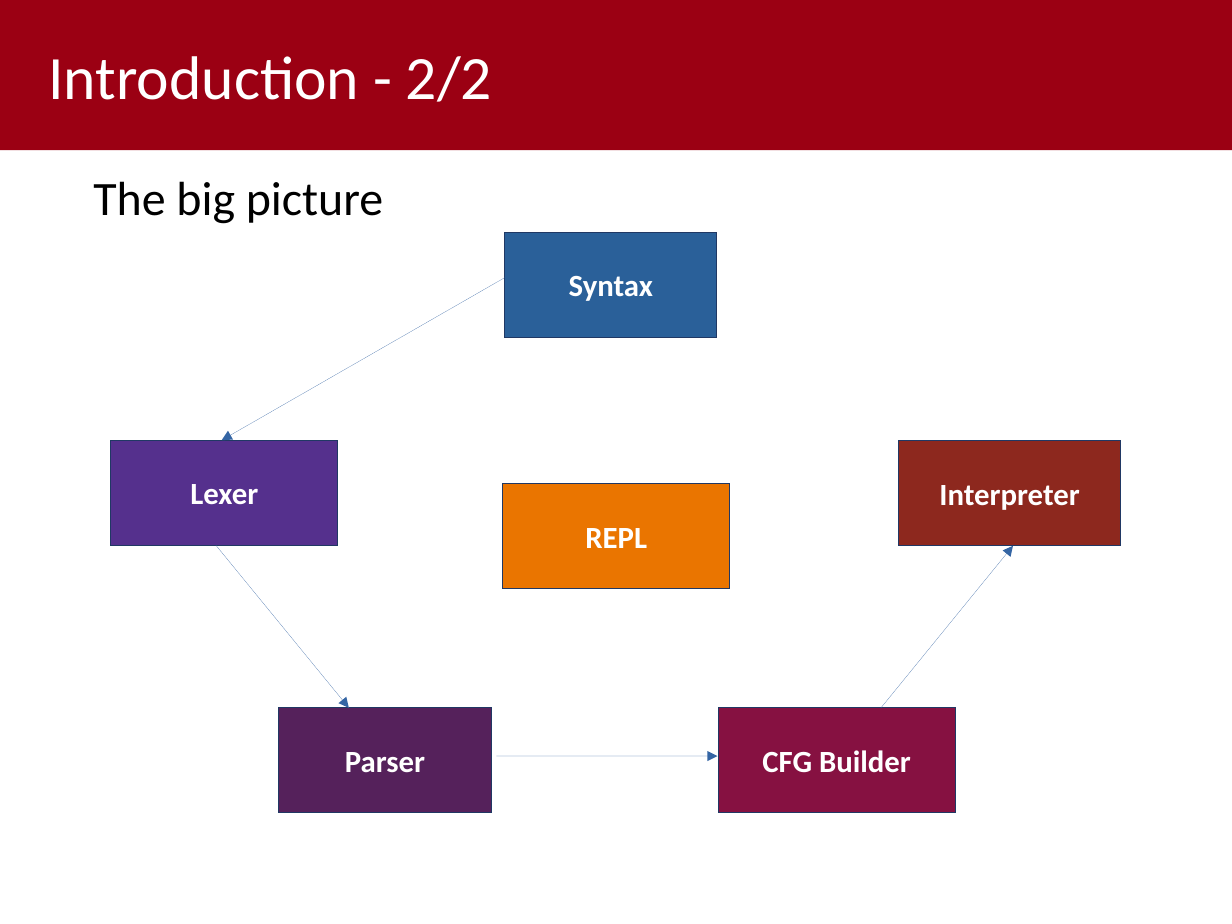
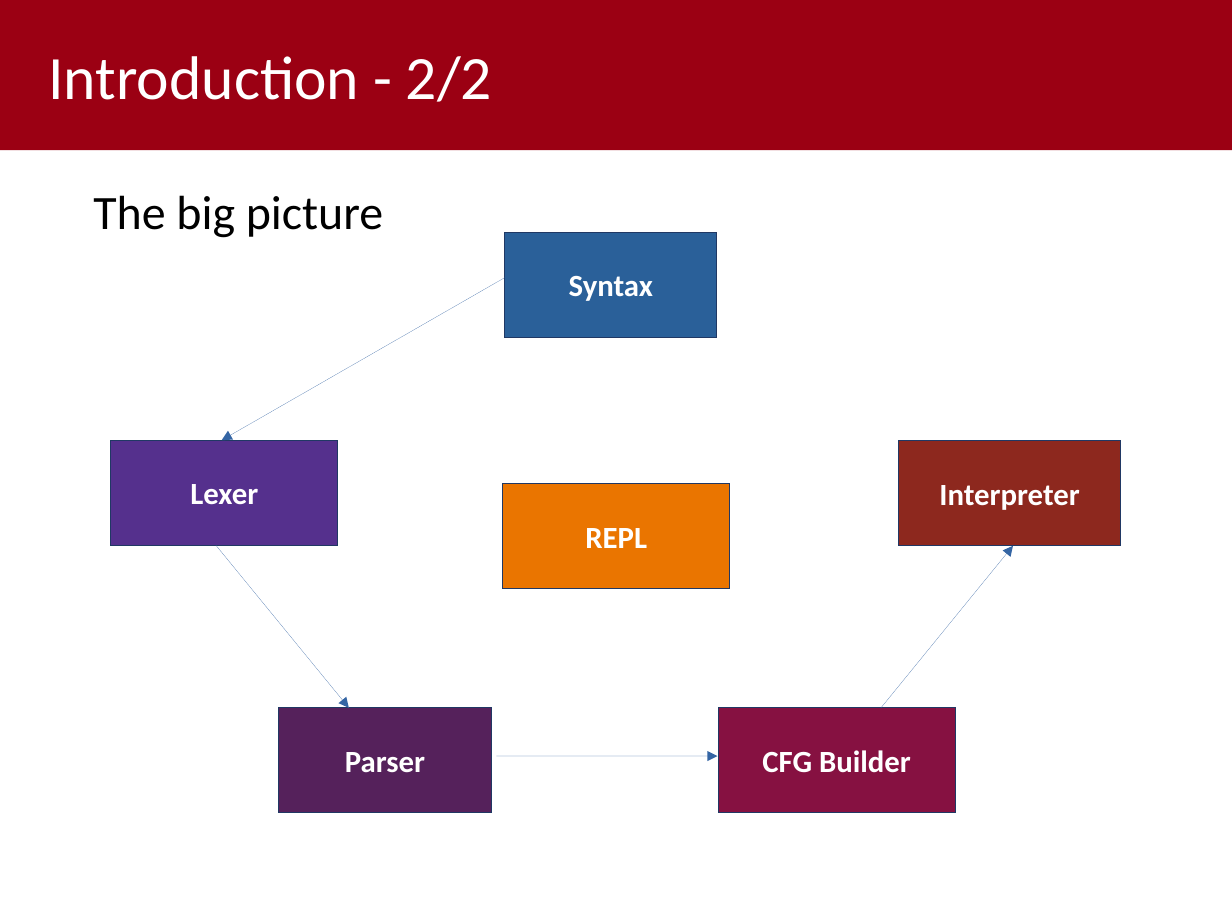
Before and after one commit to MatteoCus/abstract-while-interpreter, a slide deck: slide 3 of HomeworkB_Presentation.odp. Drawn at 1232x924 pixels with LibreOffice and Linux fonts; fonts in the diff are those of the drawing; background and template pictures are left out. Boxes give left, top, right and bottom in pixels: in the first picture for what was removed or moved away, otherwise in the second. Text is boxed around its words. In the diff, an @@ line names an element or a change of style, - is before the commit and + after.

```diff
--- a/HomeworkB_Presentation.odp
+++ b/HomeworkB_Presentation.odp
@@ text "The big picture": place and size @@
-text "The big picture" at (93, 181, 383, 224)
+text "The big picture" at (93, 195, 383, 238)
```
Also in this commit, not shown: 2 other slides changed.
